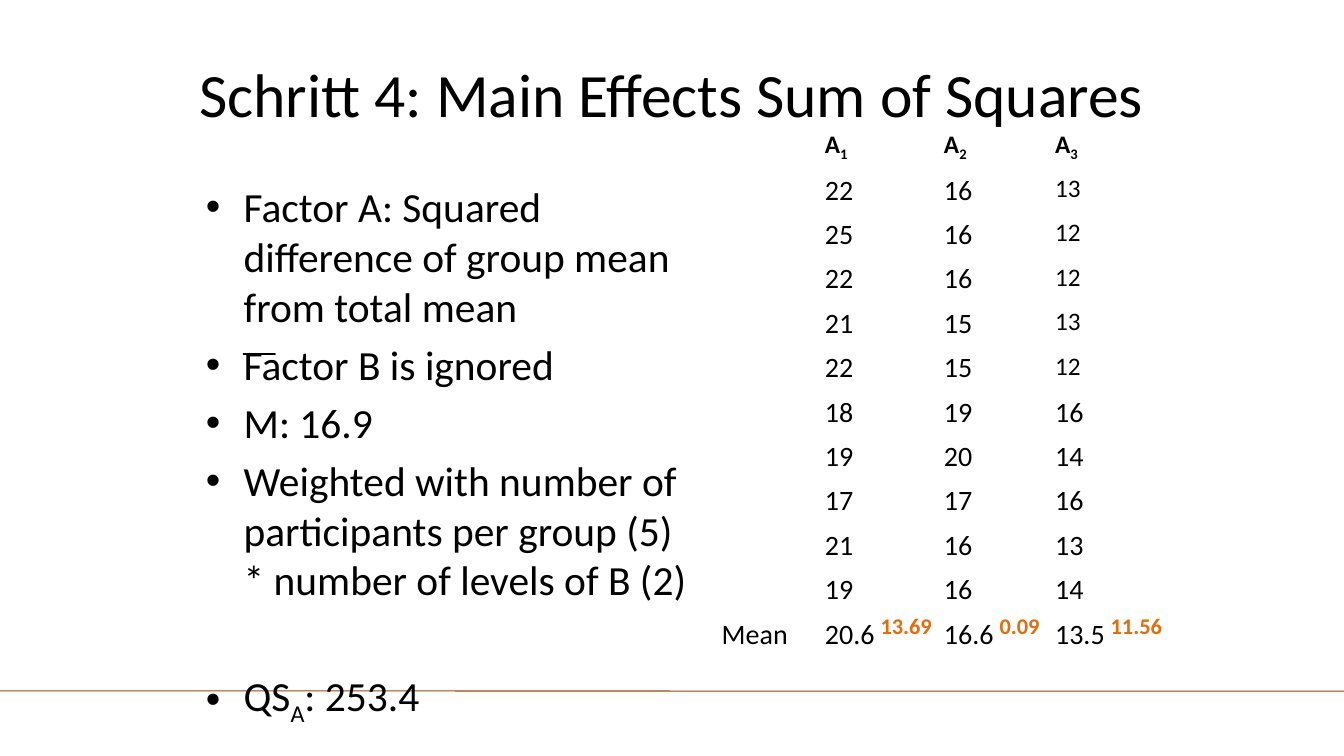
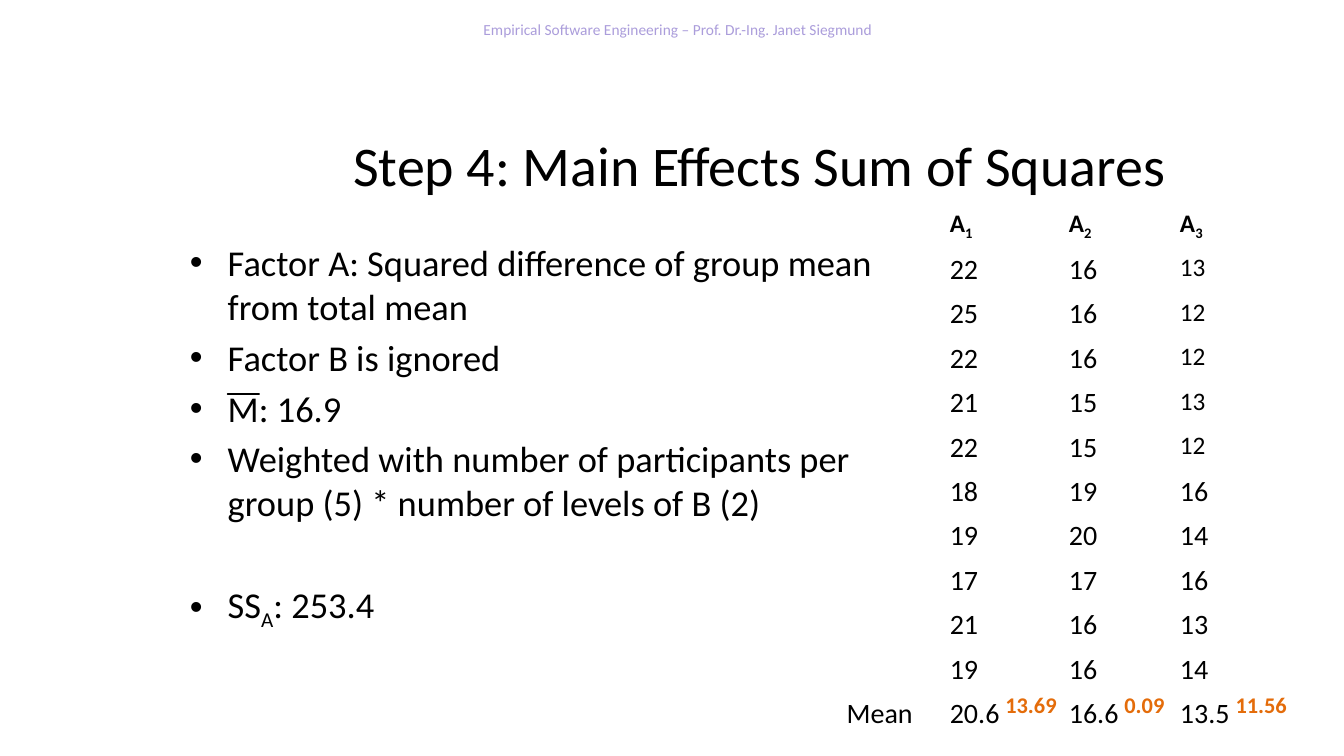
Before and after one commit to feigensp/lehre, a slide deck: slide 58 of ese/WS1920/04_Analysis.pptx (slide 57 before the commit). Drawn at 1344x756 pixels with LibreOffice and Linux fonts; fonts in the diff are those of the drawing; background and template pictures are left out. Boxes give left, top, right and bottom in pixels: in the first picture for what was removed or moved away, otherwise in the second. Text is boxed around its words. In the diff, an @@ line names an element or a change of style, - is before the commit and + after.

```diff
--- a/ese/WS1920/04_Analysis.pptx
+++ b/ese/WS1920/04_Analysis.pptx
@@ text added at [483, 24, 871, 38], 11 pt, text #AB9DDB @@
+Empirical Software Engineering – Prof. Dr.-Ing. Janet Siegmund
@@ title at [353, 147, 1165, 195]: text changed; size 44 to 40 pt @@
-Schritt 4: Main Effects Sum of Squares
+Step 4: Main Effects Sum of Squares
@@ table: place and size @@
-table at [712, 124, 1116, 649]
+table at [837, 204, 1241, 728]
@@ text "Factor A: Squared difference of ...": place and size @@
-text "Factor A: Squared difference of ..." at [244, 193, 686, 601]
+text "Factor A: Squared difference of ..." at [228, 250, 872, 619]
@@ text at [228, 250, 872, 523]: size 29.6 to 26 pt @@
@@ line moved from (243, 354) - (275, 354) to (228, 394) - (259, 394) @@
@@ text at [291, 594, 374, 619]: text changed; size 29.6 to 26 pt @@
-• QSA: 253.4
+• SSA: 253.4
@@ table: place and size @@
-table at [871, 608, 1212, 653]
+table at [995, 688, 1336, 733]
@@ line removed from (0, 691) to (1344, 692) @@
```
Also in this commit, not shown: 40 other slides changed, 3 slides added, 18 slides removed, 5 other files.
